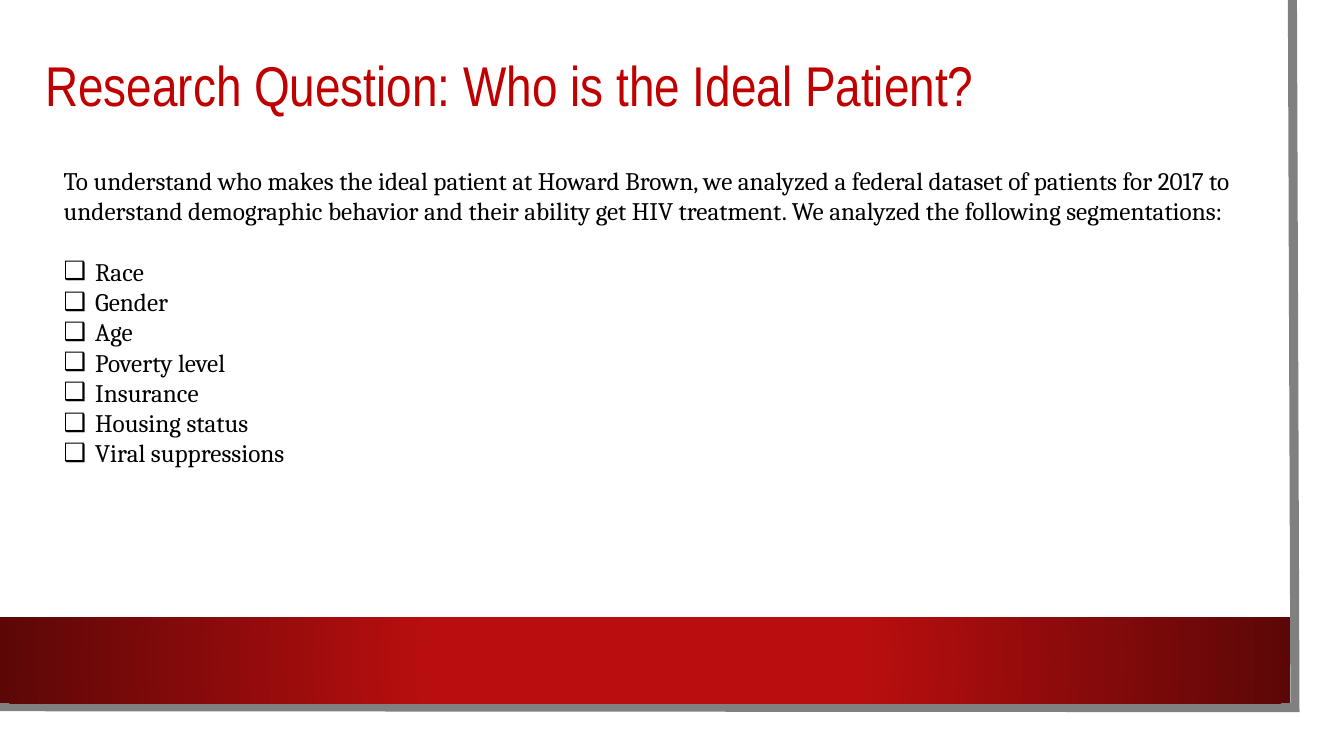
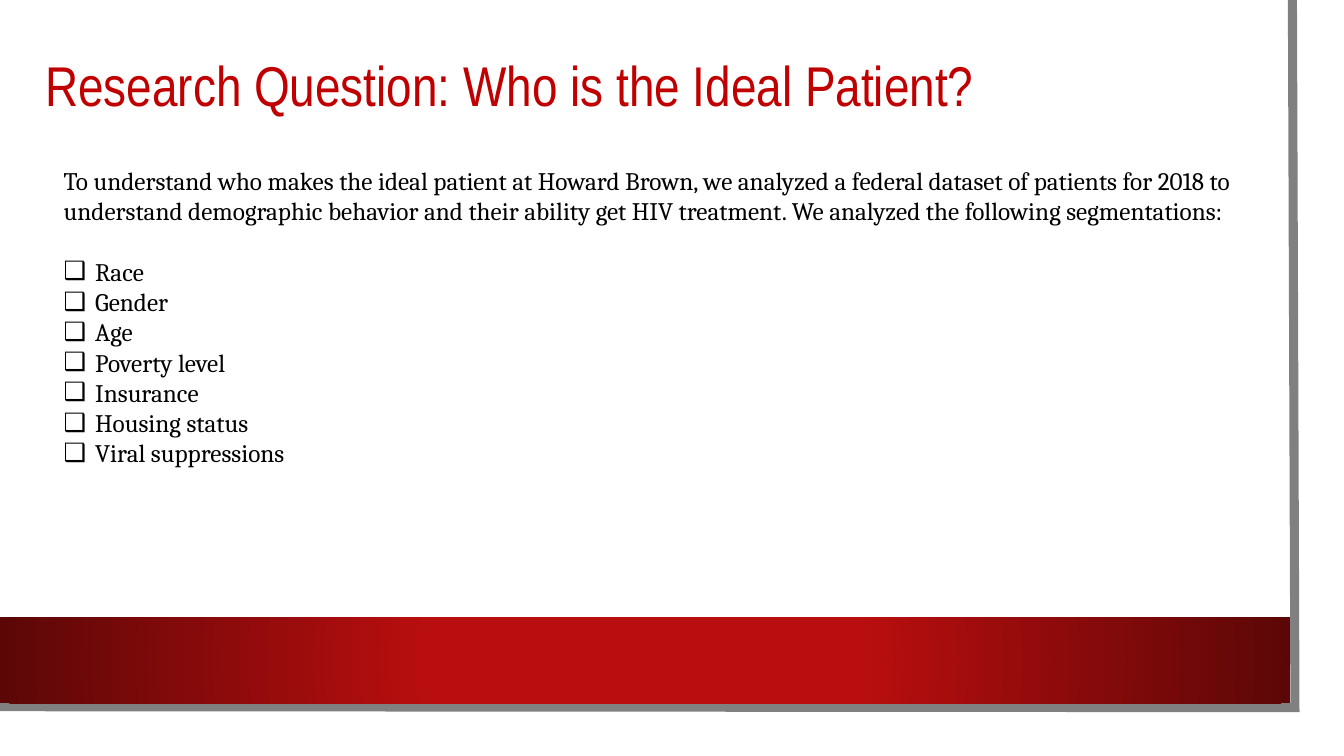
Before and after one commit to rihamramadan/Project-1, a slide deck: slide 3 of HIV Testing Analysis.pptx. Drawn at 1344x756 pixels with LibreOffice and Linux fonts; fonts in the diff are those of the drawing; background and template pictures are left out. Boxes give left, top, right and bottom in pixels: in the first picture for what was removed or moved away, otherwise in the second. Text is boxed around its words. In the diff, an @@ line names an element or a change of style, - is before the commit and + after.

Commit message:
--all

```diff
--- a/HIV Testing Analysis.pptx
+++ b/HIV Testing Analysis.pptx
@@ text at [64,172,1230,226]: text changed @@
-To understand who makes the ideal patient at Howard Brown, we analyzed a federal dataset of patients for 2017 to understand demographic behavior and their ability get HIV treatment. We analyzed the following segmentations:
+To understand who makes the ideal patient at Howard Brown, we analyzed a federal dataset of patients for 2018 to understand demographic behavior and their ability get HIV treatment. We analyzed the following segmentations:
```
Also in this commit, not shown: 2 other slides changed.
